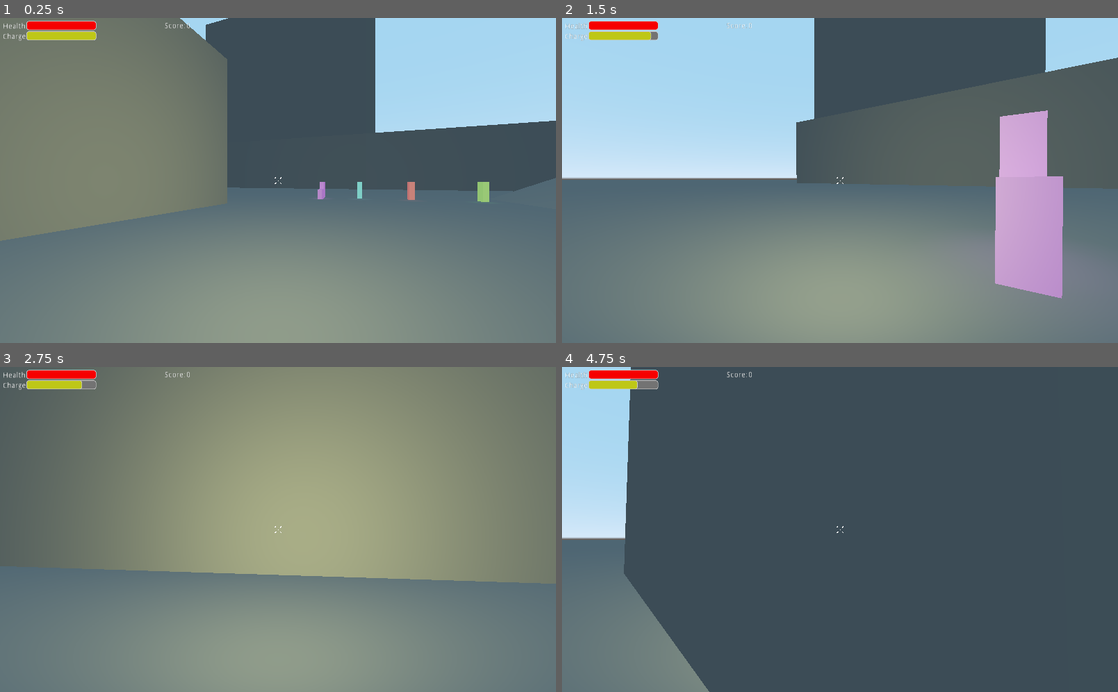
Above: before the commit, frames 1-4 (two rows, left to right).
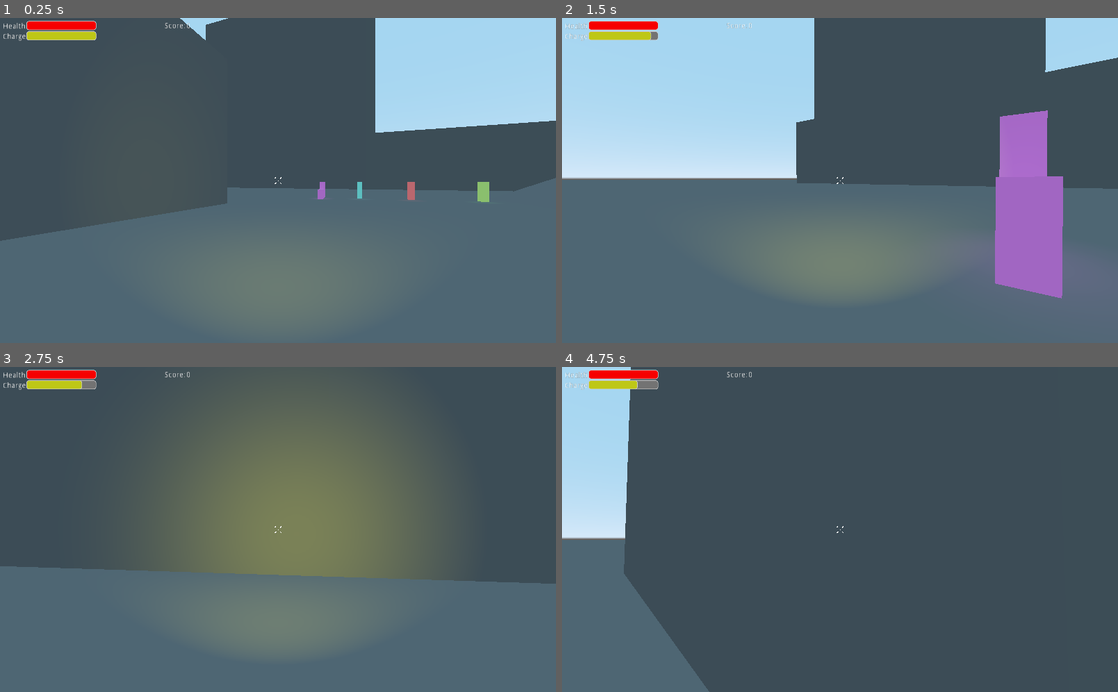
Above: after the commit, the same moments.

Repository: Bricode/BestGroupGameJam2021
Game: Godot game, scene res://Levels/TestLevel.tscn
Two runs of this game, one before a commit and one after it. Both use one fixed random seed, a clock stepped at 60 frames per second and the inputs below. This scene is started directly instead of the project's main scene.
Inputs (mouse positions are in pixels of both pictures, inside the frame that each line leads up to):
- Up to frame 1 (0.25 s): no input
- Up to frame 2 (1.5 s): move the mouse to (867, 180) at 0.52 s; press the mouse at (867, 180) at 0.53 s; hold W (move_forward) from 0.53 s (still down); tap Space (jump) at 0.77 s; move the mouse to (812, 180) at 1.27 s; release the mouse at (812, 180) at 1.28 s; tap Shift (sprint) at 1.35 s
- Up to frame 3 (2.75 s): keep holding W (move_forward); tap Space (jump) at 1.52 s; move the mouse to (289, 523) at 2.02 s; press the mouse at (289, 523) at 2.03 s
- Up to frame 4 (4.75 s): keep holding W (move_forward); move the mouse to (834, 536) at 2.77 s; release the mouse at (834, 536) at 2.78 s; tap Shift (sprint) at 2.85, 4.35 s; tap Space (jump) at 3.02, 3.77, 4.25, 4.52 s; tap Enter at 3.5 s; move the mouse to (878, 532) at 3.52 s; press the mouse at (878, 532) at 3.53 s; move the mouse to (795, 526) at 4.27 s; release the mouse at (795, 526) at 4.28 s

The runs differ from the first frame. In frame 1, 48% of the frame differs, in the area x 0-100%, y 0-100%; in frame 2, 31%; in frame 3, 83%; in frame 4, 3.3%.

Commit message:
stuff.exe

Diff:
--- a/BestGroupGameJam2021/Enemy/Enemy.gd
+++ b/BestGroupGameJam2021/Enemy/Enemy.gd
@@ -15,9 +15,9 @@
 	get_parent().add_child(b)
 	b.set_emitting(true)
 	if health <= 0:
+		get_parent().get_parent().get_node("Enemy_Spawns").number_of_enemys -= 1
 		PlayerInfo.change_score(100)
 		queue_free()
-		print("Killed " + filename)
 
 func hit_player():
 	print("hit")
@@ -48,7 +48,7 @@
 
 func _on_HitZone_body_entered(body):
 	if body.is_in_group("Player") and $HitTimer.is_stopped():
-		$HitTimer.start(1)
+		$HitTimer.start(0.1)
 
 func _on_HitTimer_timeout():
 	if $HitZone.overlaps_body(player):
--- a/BestGroupGameJam2021/Enemy/Enemy_spawns.gd
+++ b/BestGroupGameJam2021/Enemy/Enemy_spawns.gd
@@ -1,6 +1,10 @@
 extends Node
 
+var number_of_enemys = 0
+
 func _on_Enemy_spawn_timer_timeout():
-	var enemy_scene = load("res://Enemy/Enemy.tscn").instance()
-	enemy_scene.transform.origin = get_child(randi() % get_child_count()).transform.origin
-	get_parent().get_node("Enemys").add_child(enemy_scene)
+	if number_of_enemys < 25:
+		number_of_enemys += 1
+		var enemy_scene = load("res://Enemy/Enemy.tscn").instance()
+		enemy_scene.transform.origin = get_child(randi() % get_child_count()).transform.origin
+		get_parent().get_node("Enemys").add_child(enemy_scene)
--- a/BestGroupGameJam2021/Levels/City.tscn
+++ b/BestGroupGameJam2021/Levels/City.tscn
@@ -7,6 +7,7 @@
 [ext_resource path="res://LevelParts/Buildings/7.obj" type="ArrayMesh" id=5]
 [ext_resource path="res://Enemy/Enemy_spawns.gd" type="Script" id=6]
 [ext_resource path="res://LevelParts/Buildings/3.obj" type="ArrayMesh" id=7]
+[ext_resource path="res://Levels/Enviroment.tscn" type="PackedScene" id=8]
 [ext_resource path="res://LevelParts/Buildings/11.obj" type="ArrayMesh" id=9]
 [ext_resource path="res://LevelParts/Buildings/6.obj" type="ArrayMesh" id=10]
 [ext_resource path="res://LevelParts/Buildings/5.obj" type="ArrayMesh" id=11]
@@ -1003,7 +1004,8 @@
 [node name="Enemys" type="Node" parent="."]
 
 [node name="Enemy_spawn_timer" type="Timer" parent="."]
-wait_time = 0.1
+wait_time = 0.5
+autostart = true
 
 [node name="Enemy_Spawns" type="Node" parent="."]
 script = ExtResource( 6 )
@@ -1048,3 +1050,7 @@
 transform = Transform( 1, 0, 0, 0, 1, 0, 0, 0, 1, -12.5875, 30.4835, -21.5855 )
 
 [node name="Lazers" type="Node" parent="."]
+
+[node name="WorldEnvironment" parent="." instance=ExtResource( 8 )]
+
+[connection signal="timeout" from="Enemy_spawn_timer" to="Enemy_Spawns" method="_on_Enemy_spawn_timer_timeout"]
--- a/BestGroupGameJam2021/Levels/TestLevel.tscn
+++ b/BestGroupGameJam2021/Levels/TestLevel.tscn
@@ -191,7 +191,7 @@
 [node name="Enemys" type="Node" parent="."]
 
 [node name="Enemy_spawn_timer" type="Timer" parent="."]
-wait_time = 2.0
+wait_time = 0.5
 autostart = true
 
 [node name="Enemy_Spawns" type="Node" parent="."]
--- a/BestGroupGameJam2021/Player/Player.tscn
+++ b/BestGroupGameJam2021/Player/Player.tscn
@@ -28,12 +28,12 @@
 
 [node name="FlashLight" type="SpotLight" parent="Head/Camera"]
 transform = Transform( 1, 0, 0, 0, 1, 0, 0, 0, 1, 0, 0, -0.6 )
-light_color = Color( 1, 0.996078, 0.682353, 1 )
+light_color = Color( 0.92549, 0.917647, 0.12549, 1 )
 light_energy = 0.5
 light_specular = 0.84
-spot_range = 67.3677
+spot_range = 25.23
 spot_attenuation = 5.0
-spot_angle = 80.7875
+spot_angle = 46.4063
 
 [node name="Spatial" type="Spatial" parent="Head/Camera"]
 transform = Transform( 1, 0, 0, 0, 1, 0, 0, 0, 1, 0, 0, -1 )
Not shown: 2 places in BestGroupGameJam2021/Enemy/Enemy.tscn that only renumber resources
Not shown: 1 places in BestGroupGameJam2021/Levels/City.tscn that only renumber resources
